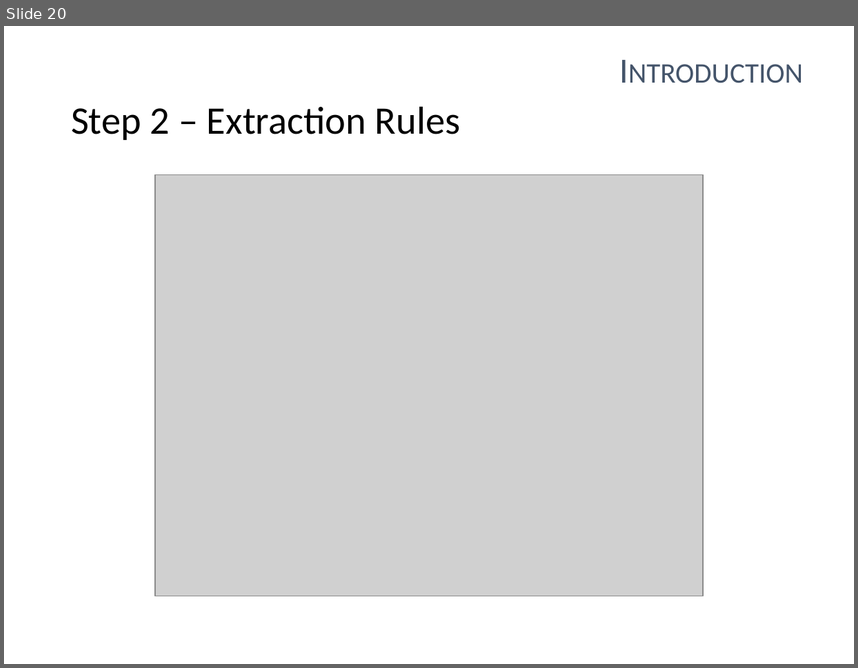
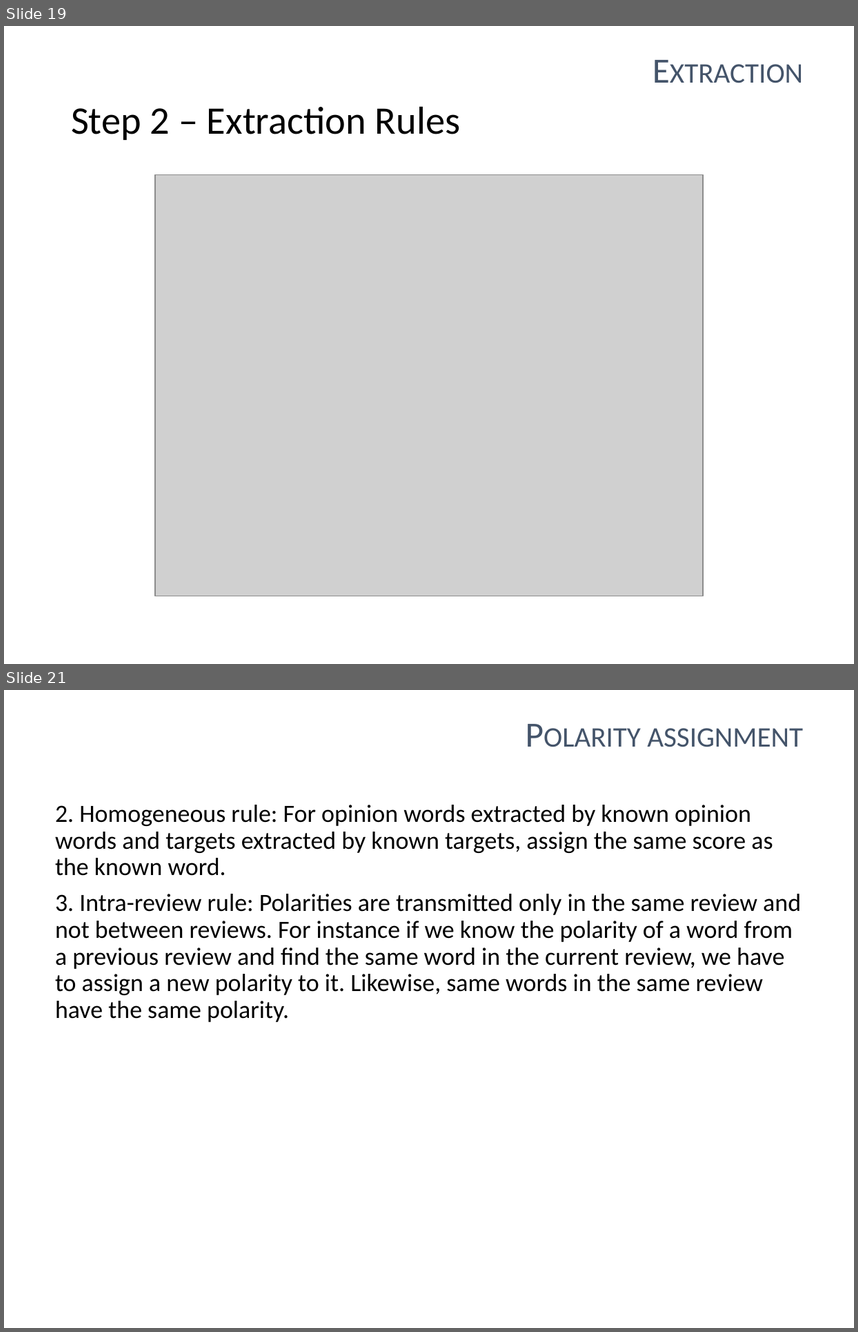
Before and after one commit to dariussuciu/unsupervised-sentiment-analysis, a slide deck: PEM_Presentation.pptx. Shown one above the other, each under a label of ours: slide 20 before the commit, slides 19 and 21 after it; the slides between them are not shown. The pictures are 858x668 and 858x1332 pixels, drawn with LibreOffice and Linux fonts; fonts in the diff are those of the drawing; grey boxes stand for pictures. Boxes give left, top, right and bottom in pixels: in the first picture for what was removed or moved away, otherwise in the second. Text is boxed around its words. In the diff, an @@ line names an element or a change of style, - is before the commit and + after.

```diff
--- a/PEM_Presentation.pptx
+++ b/PEM_Presentation.pptx
@@ slide 21 added at bbox=[4, 690, 854, 1328], background #FFFFFF @@
@@ text added at bbox=[647, 728, 803, 747], 30 pt, text #44546A, small capitals @@
+Polarity assignment
@@ text added at bbox=[55, 805, 801, 1022], 21 pt, text #000000 @@
+2. Homogeneous rule: For opinion words extracted by known opinion words and targets extracted by known targets, assign the same score as the known word.
+3. Intra-review rule: Polarities are transmitted only in the same review and not between reviews. For instance if we know the polarity of a word from a previous review and find the same word in the current review, we have to assign a new polarity to it. Likewise, same words in the same review have the same polarity.
@@ what was slide 20 is now slide 19 @@
@@ slide 19 changed as well @@
@@ text at bbox=[117, 40, 811, 94]: text changed @@
-Introduction
+Extraction
```
Also in this commit, not shown: 19 other slides changed, 3 other slides added, 4 slides removed.
